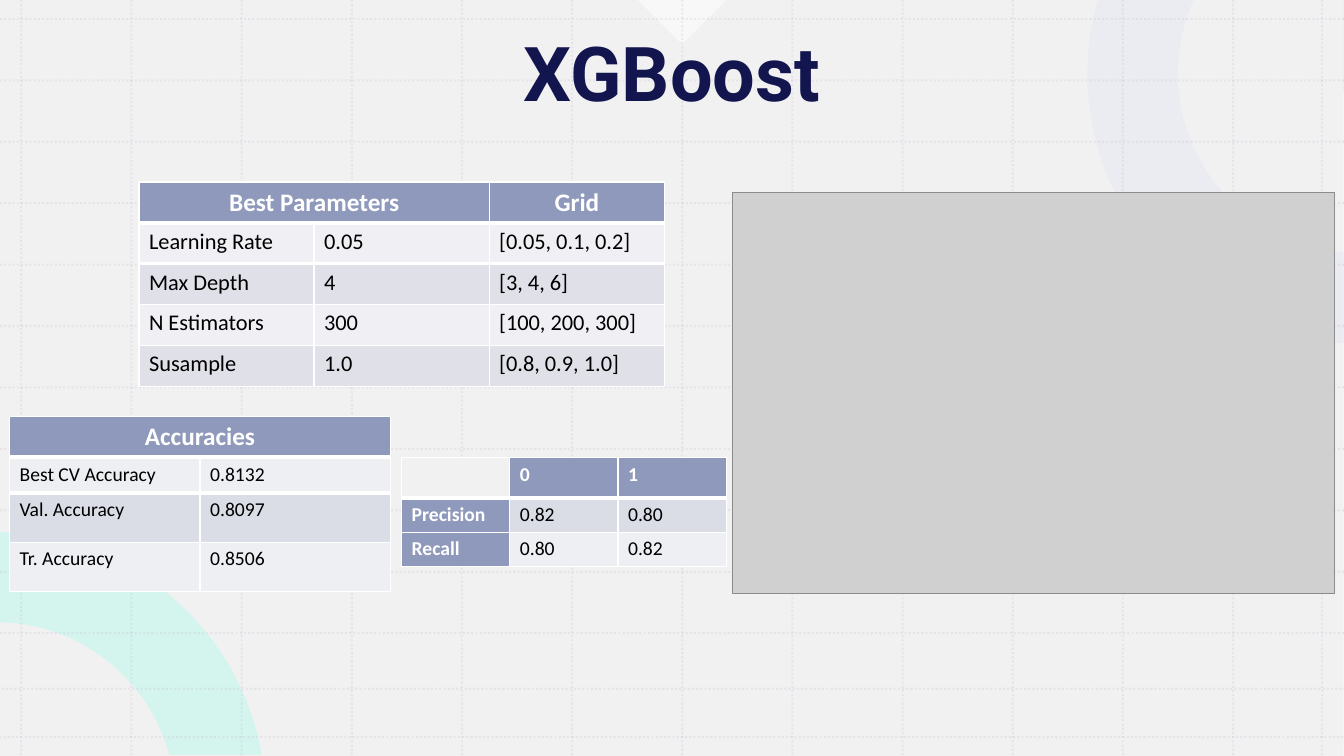
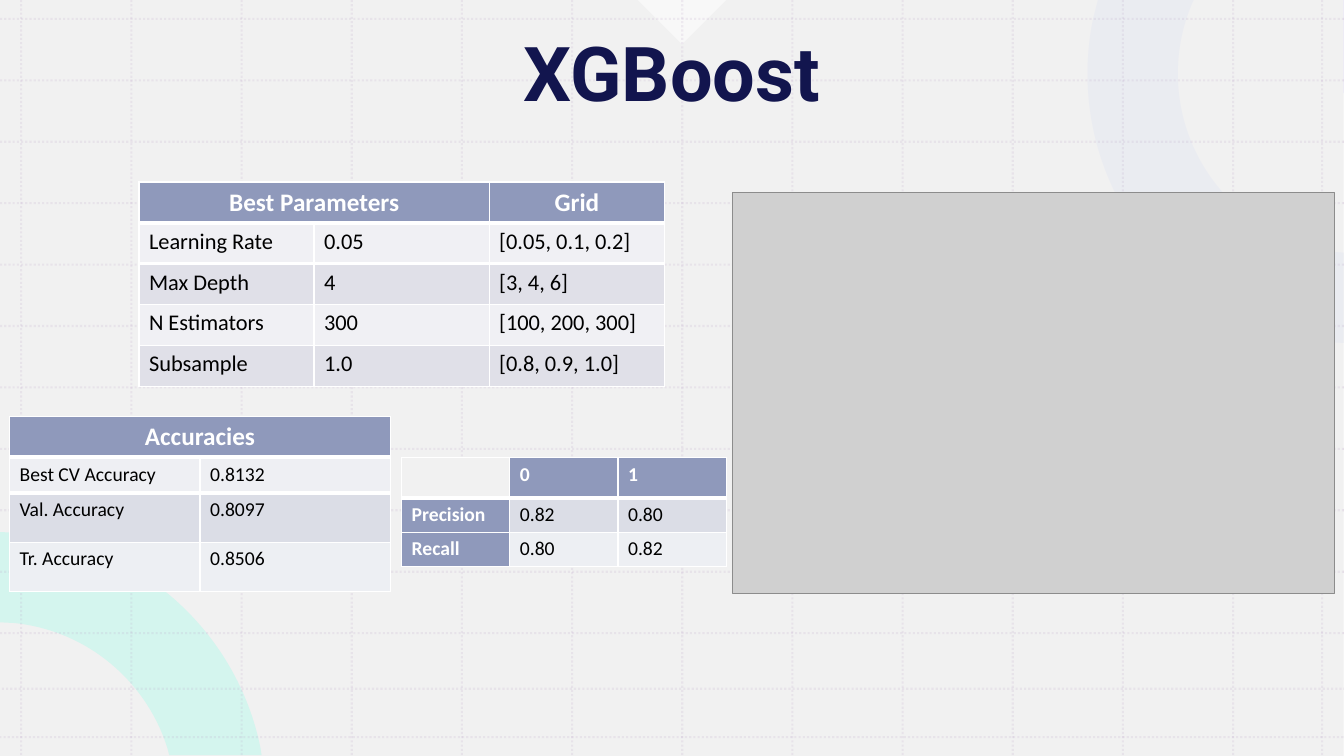
Before and after one commit to Lor3nz0-3099/Progetto_FIA_Spaceship_Project, a slide deck: slide 25 of docs/Spaceship Titanic Presentation.pptx (slide 26 before the commit). Drawn at 1344x756 pixels with LibreOffice and Linux fonts; fonts in the diff are those of the drawing; grey boxes stand for pictures. Boxes give left, top, right and bottom in pixels: in the first picture for what was removed or moved away, otherwise in the second. Text is boxed around its words. In the diff, an @@ line names an element or a change of style, - is before the commit and + after.

```diff
--- a/docs/Spaceship Titanic Presentation.pptx
+++ b/docs/Spaceship Titanic Presentation.pptx
@@ table at [139, 223, 665, 386] @@
-row 4, column 1: Susample
+row 4, column 1: Subsample
```
Also in this commit, not shown: 2 other slides changed, 1 slide removed.
